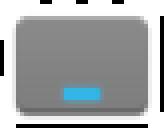
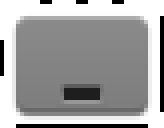
Layered file, before and after one edit (164 × 128). Changes by layer:
added layer "Layer #1" above "Pasted Layer #5" over (56, 80, 108, 108)
added layer "Pasted Layer #5" above "Pasted Layer #3" over (64, 88, 100, 100)
hid "Pasted Layer #3" over (56, 80, 108, 108)
hid "Pasted Layer #2" over (64, 88, 100, 100)
